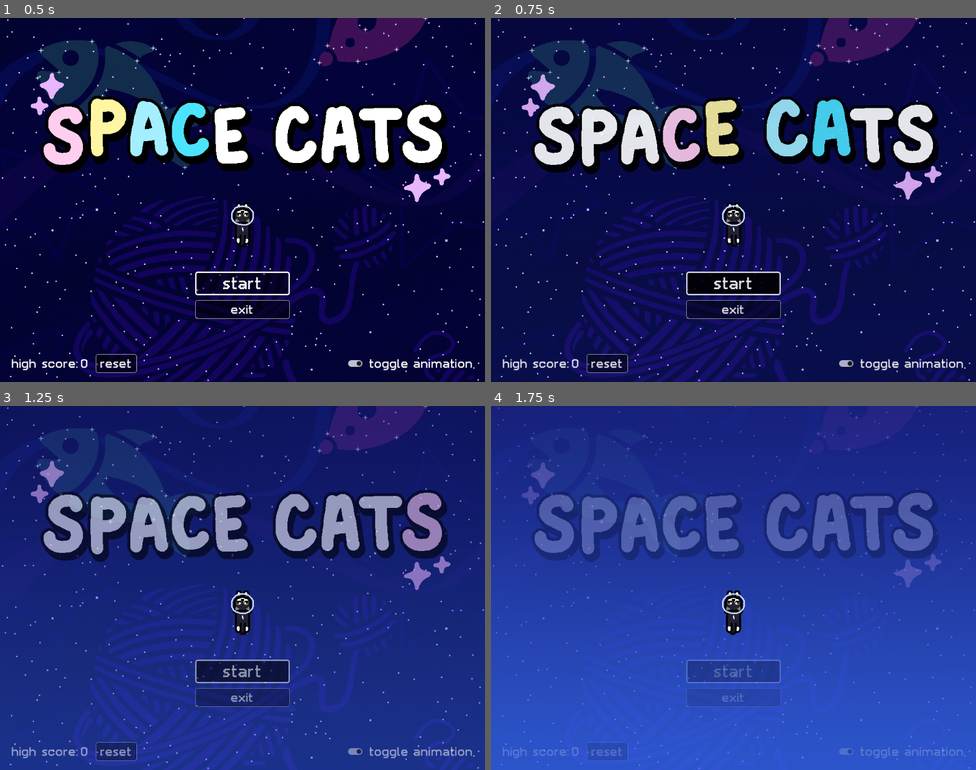
Above: before the commit, frames 1-4 (two rows, left to right).
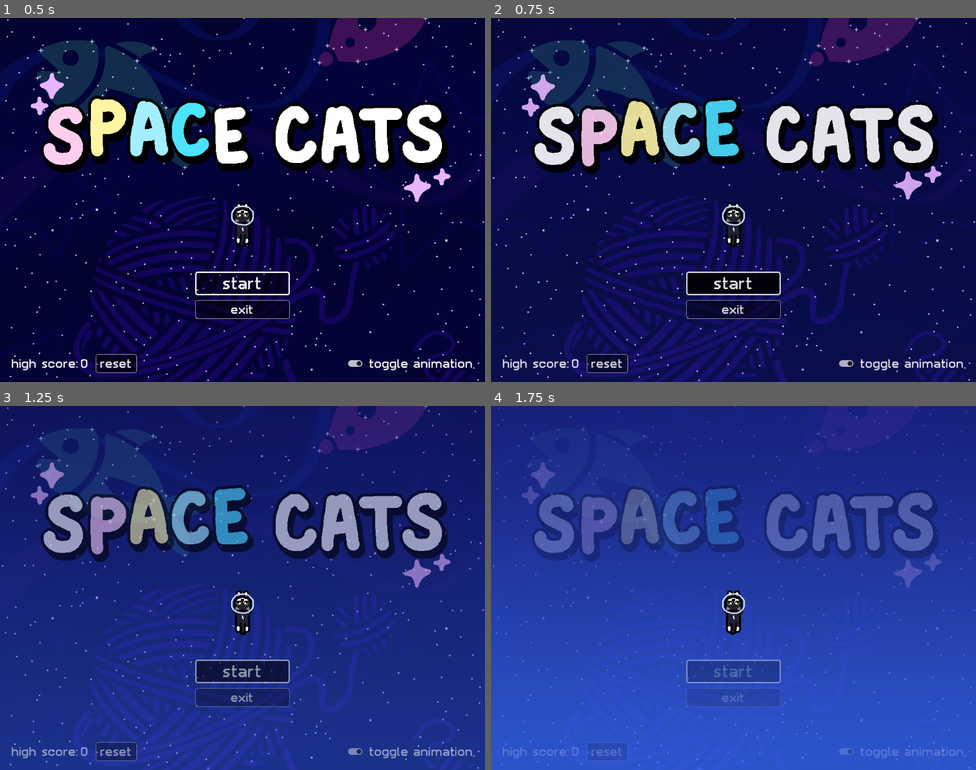
Above: after the commit, the same moments.

Repository: Kim-Lan/space-cat
Game: Godot game, scene res://main.tscn
The game is run twice, just before and just after one commit, with the same random seed, the same clock (stepped at 60 frames per second) and the same inputs.
Inputs (mouse positions are in pixels of both pictures, inside the frame that each line leads up to):
- Up to frame 1 (0.5 s): no input
- Up to frame 2 (0.75 s): click "start" at 0.5 s
- Up to frame 3 (1.25 s): no input
- Up to frame 4 (1.75 s): click (733, 671) at 1.25 s, where only the run before the commit has a clickable "start"

Frame 1 is identical in both runs. In frame 2, 6.5% of the frame differs, in the area x 18-76%, y 21-63%; in frame 3, 5.4%; in frame 4, 2.8%.
Error in both runs: Attempt to call function 'close' in base 'null instance' on a null instance. (res://main.gd:163)

Commit message:
more dancing sprites

Diff:
--- a/UI/game_over_screen.gd
+++ b/UI/game_over_screen.gd
@@ -4,19 +4,21 @@
 signal return_title_button_pressed
 
 func _ready():
+	#$DanceAnimationPlayer.play("dance")
 	pass
 
 func set_final_score(value):
 	find_child("FinalScoreValue").text = str(value)
-	$DanceSprites/Sprite1.hide()
-	$DanceSprites/Sprite2.hide()
-	$DanceSprites/Sprite3.hide()
-	$DanceAnimationPlayer.play("dance")
-	if value > 20:
-		$DanceSprites/Sprite1.show()
-		$DanceSprites/Sprite2.show()
-	if value > 40:
-		$DanceSprites/Sprite3.show()
+	for i in $DanceSprites.get_child_count():
+		$DanceSprites.get_child(i).hide()
+	for i in range(1, 14):
+		if value > i * 20:
+			$DanceSprites.get_child(i).show()
+			if i == 1:
+				$DanceAnimationPlayer.play("dance")
+				$DanceSprites.get_child(0).show()
+		else:
+			break
 
 func set_high_score(value):
 	find_child("HighScoreValue").text = str(value)
--- a/UI/game_over_screen.tscn
+++ b/UI/game_over_screen.tscn
@@ -78,6 +78,270 @@
 "update": 0,
 "values": [Vector2(0, 0), Vector2(0, 0), Vector2(0, 0), Vector2(0, 0), Vector2(0, 0), Vector2(0, 0)]
 }
+tracks/6/type = "value"
+tracks/6/imported = false
+tracks/6/enabled = true
+tracks/6/path = NodePath("Sprite4:region_rect")
+tracks/6/interp = 0
+tracks/6/loop_wrap = true
+tracks/6/keys = {
+"times": PackedFloat32Array(0, 0.2, 0.4, 0.6, 0.8, 1),
+"transitions": PackedFloat32Array(1, 1, 1, 1, 1, 1),
+"update": 0,
+"values": [Rect2(0, 204, 100, 100), Rect2(102, 204, 100, 100), Rect2(204, 204, 100, 100), Rect2(306, 204, 100, 100), Rect2(408, 204, 100, 100), Rect2(510, 204, 100, 100)]
+}
+tracks/7/type = "value"
+tracks/7/imported = false
+tracks/7/enabled = true
+tracks/7/path = NodePath("Sprite4:offset")
+tracks/7/interp = 0
+tracks/7/loop_wrap = true
+tracks/7/keys = {
+"times": PackedFloat32Array(0, 0.2, 0.4, 0.6, 0.8, 1),
+"transitions": PackedFloat32Array(1, 1, 1, 1, 1, 1),
+"update": 0,
+"values": [Vector2(0, 0), Vector2(0, 0), Vector2(0, 0), Vector2(0, 0), Vector2(0, 0), Vector2(0, 0)]
+}
+tracks/8/type = "value"
+tracks/8/imported = false
+tracks/8/enabled = true
+tracks/8/path = NodePath("Sprite5:region_rect")
+tracks/8/interp = 0
+tracks/8/loop_wrap = true
+tracks/8/keys = {
+"times": PackedFloat32Array(0, 0.2, 0.4, 0.6, 0.8, 1),
+"transitions": PackedFloat32Array(1, 1, 1, 1, 1, 1),
+"update": 0,
+"values": [Rect2(0, 204, 100, 100), Rect2(102, 204, 100, 100), Rect2(204, 204, 100, 100), Rect2(306, 204, 100, 100), Rect2(408, 204, 100, 100), Rect2(510, 204, 100, 100)]
+}
+tracks/9/type = "value"
+tracks/9/imported = false
+tracks/9/enabled = true
+tracks/9/path = NodePath("Sprite5:offset")
+tracks/9/interp = 0
+tracks/9/loop_wrap = true
+tracks/9/keys = {
+"times": PackedFloat32Array(0, 0.2, 0.4, 0.6, 0.8, 1),
+"transitions": PackedFloat32Array(1, 1, 1, 1, 1, 1),
+"update": 0,
+"values": [Vector2(0, 0), Vector2(0, 0), Vector2(0, 0), Vector2(0, 0), Vector2(0, 0), Vector2(0, 0)]
+}
+tracks/10/type = "value"
+tracks/10/imported = false
+tracks/10/enabled = true
+tracks/10/path = NodePath("Sprite6:region_rect")
+tracks/10/interp = 0
+tracks/10/loop_wrap = true
+tracks/10/keys = {
+"times": PackedFloat32Array(0, 0.2, 0.4, 0.6, 0.8, 1),
+"transitions": PackedFloat32Array(1, 1, 1, 1, 1, 1),
+"update": 0,
+"values": [Rect2(0, 204, 100, 100), Rect2(102, 204, 100, 100), Rect2(204, 204, 100, 100), Rect2(306, 204, 100, 100), Rect2(408, 204, 100, 100), Rect2(510, 204, 100, 100)]
+}
+tracks/11/type = "value"
+tracks/11/imported = false
+tracks/11/enabled = true
+tracks/11/path = NodePath("Sprite6:offset")
+tracks/11/interp = 0
+tracks/11/loop_wrap = true
+tracks/11/keys = {
+"times": PackedFloat32Array(0, 0.2, 0.4, 0.6, 0.8, 1),
+"transitions": PackedFloat32Array(1, 1, 1, 1, 1, 1),
+"update": 0,
+"values": [Vector2(0, 0), Vector2(0, 0), Vector2(0, 0), Vector2(0, 0), Vector2(0, 0), Vector2(0, 0)]
+}
+tracks/12/type = "value"
+tracks/12/imported = false
+tracks/12/enabled = true
+tracks/12/path = NodePath("Sprite7:region_rect")
+tracks/12/interp = 0
+tracks/12/loop_wrap = true
+tracks/12/keys = {
+"times": PackedFloat32Array(0, 0.2, 0.4, 0.6, 0.8, 1),
+"transitions": PackedFloat32Array(1, 1, 1, 1, 1, 1),
+"update": 0,
+"values": [Rect2(0, 204, 100, 100), Rect2(102, 204, 100, 100), Rect2(204, 204, 100, 100), Rect2(306, 204, 100, 100), Rect2(408, 204, 100, 100), Rect2(510, 204, 100, 100)]
+}
+tracks/13/type = "value"
+tracks/13/imported = false
+tracks/13/enabled = true
+tracks/13/path = NodePath("Sprite7:offset")
+tracks/13/interp = 0
+tracks/13/loop_wrap = true
+tracks/13/keys = {
+"times": PackedFloat32Array(0, 0.2, 0.4, 0.6, 0.8, 1),
+"transitions": PackedFloat32Array(1, 1, 1, 1, 1, 1),
+"update": 0,
+"values": [Vector2(0, 0), Vector2(0, 0), Vector2(0, 0), Vector2(0, 0), Vector2(0, 0), Vector2(0, 0)]
+}
+tracks/14/type = "value"
+tracks/14/imported = false
+tracks/14/enabled = true
+tracks/14/path = NodePath("Sprite8:region_rect")
+tracks/14/interp = 0
+tracks/14/loop_wrap = true
+tracks/14/keys = {
+"times": PackedFloat32Array(0, 0.2, 0.4, 0.6, 0.8, 1),
+"transitions": PackedFloat32Array(1, 1, 1, 1, 1, 1),
+"update": 0,
+"values": [Rect2(0, 204, 100, 100), Rect2(102, 204, 100, 100), Rect2(204, 204, 100, 100), Rect2(306, 204, 100, 100), Rect2(408, 204, 100, 100), Rect2(510, 204, 100, 100)]
+}
+tracks/15/type = "value"
+tracks/15/imported = false
+tracks/15/enabled = true
+tracks/15/path = NodePath("Sprite8:offset")
+tracks/15/interp = 0
+tracks/15/loop_wrap = true
+tracks/15/keys = {
+"times": PackedFloat32Array(0, 0.2, 0.4, 0.6, 0.8, 1),
+"transitions": PackedFloat32Array(1, 1, 1, 1, 1, 1),
+"update": 0,
+"values": [Vector2(0, 0), Vector2(0, 0), Vector2(0, 0), Vector2(0, 0), Vector2(0, 0), Vector2(0, 0)]
+}
+tracks/16/type = "value"
+tracks/16/imported = false
+tracks/16/enabled = true
+tracks/16/path = NodePath("Sprite9:region_rect")
+tracks/16/interp = 0
+tracks/16/loop_wrap = true
+tracks/16/keys = {
+"times": PackedFloat32Array(0, 0.2, 0.4, 0.6, 0.8, 1),
+"transitions": PackedFloat32Array(1, 1, 1, 1, 1, 1),
+"update": 0,
+"values": [Rect2(0, 204, 100, 100), Rect2(102, 204, 100, 100), Rect2(204, 204, 100, 100), Rect2(306, 204, 100, 100), Rect2(408, 204, 100, 100), Rect2(510, 204, 100, 100)]
+}
+tracks/17/type = "value"
+tracks/17/imported = false
+tracks/17/enabled = true
+tracks/17/path = NodePath("Sprite9:offset")
+tracks/17/interp = 0
+tracks/17/loop_wrap = true
+tracks/17/keys = {
+"times": PackedFloat32Array(0, 0.2, 0.4, 0.6, 0.8, 1),
+"transitions": PackedFloat32Array(1, 1, 1, 1, 1, 1),
+"update": 0,
+"values": [Vector2(0, 0), Vector2(0, 0), Vector2(0, 0), Vector2(0, 0), Vector2(0, 0), Vector2(0, 0)]
+}
+tracks/18/type = "value"
+tracks/18/imported = false
+tracks/18/enabled = true
+tracks/18/path = NodePath("Sprite10:region_rect")
+tracks/18/interp = 0
+tracks/18/loop_wrap = true
+tracks/18/keys = {
+"times": PackedFloat32Array(0, 0.2, 0.4, 0.6, 0.8, 1),
+"transitions": PackedFloat32Array(1, 1, 1, 1, 1, 1),
+"update": 0,
+"values": [Rect2(0, 204, 100, 100), Rect2(102, 204, 100, 100), Rect2(204, 204, 100, 100), Rect2(306, 204, 100, 100), Rect2(408, 204, 100, 100), Rect2(510, 204, 100, 100)]
+}
+tracks/19/type = "value"
+tracks/19/imported = false
+tracks/19/enabled = true
+tracks/19/path = NodePath("Sprite10:offset")
+tracks/19/interp = 0
+tracks/19/loop_wrap = true
+tracks/19/keys = {
+"times": PackedFloat32Array(0, 0.2, 0.4, 0.6, 0.8, 1),
+"transitions": PackedFloat32Array(1, 1, 1, 1, 1, 1),
+"update": 0,
+"values": [Vector2(0, 0), Vector2(0, 0), Vector2(0, 0), Vector2(0, 0), Vector2(0, 0), Vector2(0, 0)]
+}
+tracks/20/type = "value"
+tracks/20/imported = false
+tracks/20/enabled = true
+tracks/20/path = NodePath("Sprite11:region_rect")
+tracks/20/interp = 0
+tracks/20/loop_wrap = true
+tracks/20/keys = {
+"times": PackedFloat32Array(0, 0.2, 0.4, 0.6, 0.8, 1),
+"transitions": PackedFloat32Array(1, 1, 1, 1, 1, 1),
+"update": 0,
+"values": [Rect2(0, 204, 100, 100), Rect2(102, 204, 100, 100), Rect2(204, 204, 100, 100), Rect2(306, 204, 100, 100), Rect2(408, 204, 100, 100), Rect2(510, 204, 100, 100)]
+}
+tracks/21/type = "value"
+tracks/21/imported = false
+tracks/21/enabled = true
+tracks/21/path = NodePath("Sprite11:offset")
+tracks/21/interp = 0
+tracks/21/loop_wrap = true
+tracks/21/keys = {
+"times": PackedFloat32Array(0, 0.2, 0.4, 0.6, 0.8, 1),
+"transitions": PackedFloat32Array(1, 1, 1, 1, 1, 1),
+"update": 0,
+"values": [Vector2(0, 0), Vector2(0, 0), Vector2(0, 0), Vector2(0, 0), Vector2(0, 0), Vector2(0, 0)]
+}
+tracks/22/type = "value"
+tracks/22/imported = false
+tracks/22/enabled = true
+tracks/22/path = NodePath("Sprite12:region_rect")
+tracks/22/interp = 0
+tracks/22/loop_wrap = true
+tracks/22/keys = {
+"times": PackedFloat32Array(0, 0.2, 0.4, 0.6, 0.8, 1),
+"transitions": PackedFloat32Array(1, 1, 1, 1, 1, 1),
+"update": 0,
+"values": [Rect2(0, 204, 100, 100), Rect2(102, 204, 100, 100), Rect2(204, 204, 100, 100), Rect2(306, 204, 100, 100), Rect2(408, 204, 100, 100), Rect2(510, 204, 100, 100)]
+}
+tracks/23/type = "value"
+tracks/23/imported = false
+tracks/23/enabled = true
+tracks/23/path = NodePath("Sprite12:offset")
+tracks/23/interp = 0
+tracks/23/loop_wrap = true
+tracks/23/keys = {
+"times": PackedFloat32Array(0, 0.2, 0.4, 0.6, 0.8, 1),
+"transitions": PackedFloat32Array(1, 1, 1, 1, 1, 1),
+"update": 0,
+"values": [Vector2(0, 0), Vector2(0, 0), Vector2(0, 0), Vector2(0, 0), Vector2(0, 0), Vector2(0, 0)]
+}
+tracks/24/type = "value"
+tracks/24/imported = false
+tracks/24/enabled = true
+tracks/24/path = NodePath("Sprite13:region_rect")
+tracks/24/interp = 0
+tracks/24/loop_wrap = true
+tracks/24/keys = {
+"times": PackedFloat32Array(0, 0.2, 0.4, 0.6, 0.8, 1),
+"transitions": PackedFloat32Array(1, 1, 1, 1, 1, 1),
+"update": 0,
+"values": [Rect2(0, 204, 100, 100), Rect2(102, 204, 100, 100), Rect2(204, 204, 100, 100), Rect2(306, 204, 100, 100), Rect2(408, 204, 100, 100), Rect2(510, 204, 100, 100)]
+}
+tracks/25/type = "value"
+tracks/25/imported = false
+tracks/25/enabled = true
+tracks/25/path = NodePath("Sprite13:offset")
+tracks/25/interp = 0
+tracks/25/loop_wrap = true
+tracks/25/keys = {
+"times": PackedFloat32Array(0, 0.2, 0.4, 0.6, 0.8, 1),
+"transitions": PackedFloat32Array(1, 1, 1, 1, 1, 1),
+"update": 0,
+"values": [Vector2(0, 0), Vector2(0, 0), Vector2(0, 0), Vector2(0, 0), Vector2(0, 0), Vector2(0, 0)]
+}
+tracks/26/type = "value"
+tracks/26/imported = false
+tracks/26/enabled = true
+tracks/26/path = NodePath("Sprite14:region_rect")
+tracks/26/interp = 0
+tracks/26/loop_wrap = true
+tracks/26/keys = {
+"times": PackedFloat32Array(0, 0.2, 0.4, 0.6, 0.8, 1),
+"transitions": PackedFloat32Array(1, 1, 1, 1, 1, 1),
+"update": 0,
+"values": [Rect2(0, 204, 100, 100), Rect2(102, 204, 100, 100), Rect2(204, 204, 100, 100), Rect2(306, 204, 100, 100), Rect2(408, 204, 100, 100), Rect2(510, 204, 100, 100)]
+}
+tracks/27/type = "value"
+tracks/27/imported = false
+tracks/27/enabled = true
+tracks/27/path = NodePath("Sprite14:offset")
+tracks/27/interp = 0
+tracks/27/loop_wrap = true
+tracks/27/keys = {
+"times": PackedFloat32Array(0, 0.2, 0.4, 0.6, 0.8, 1),
+"transitions": PackedFloat32Array(1, 1, 1, 1, 1, 1),
+"update": 0,
+"values": [Vector2(0, 0), Vector2(0, 0), Vector2(0, 0), Vector2(0, 0), Vector2(0, 0), Vector2(0, 0)]
+}
 
 [sub_resource type="AnimationLibrary" id="AnimationLibrary_7k6db"]
 _data = {
@@ -101,6 +365,7 @@
 grow_horizontal = 2
 grow_vertical = 2
 color = Color(0, 0, 0, 0.25)
+metadata/_edit_lock_ = true
 
 [node name="VBoxContainer" type="VBoxContainer" parent="."]
 layout_mode = 1
@@ -197,21 +462,73 @@
 region_rect = Rect2(0, 204, 100, 100)
 
 [node name="Sprite3" type="Sprite2D" parent="DanceSprites"]
-position = Vector2(512, 177)
+position = Vector2(512, 159)
 texture = ExtResource("2_w2low")
 region_enabled = true
 region_rect = Rect2(0, 204, 100, 100)
 
 [node name="Sprite4" type="Sprite2D" parent="DanceSprites"]
-visible = false
-position = Vector2(512, 177)
+position = Vector2(375, 177)
 texture = ExtResource("2_w2low")
 region_enabled = true
 region_rect = Rect2(0, 204, 100, 100)
 
 [node name="Sprite5" type="Sprite2D" parent="DanceSprites"]
-visible = false
-position = Vector2(512, 177)
+position = Vector2(652, 177)
+texture = ExtResource("2_w2low")
+region_enabled = true
+region_rect = Rect2(0, 204, 100, 100)
+
+[node name="Sprite6" type="Sprite2D" parent="DanceSprites"]
+position = Vector2(214, 382)
+texture = ExtResource("2_w2low")
+region_enabled = true
+region_rect = Rect2(0, 204, 100, 100)
+
+[node name="Sprite7" type="Sprite2D" parent="DanceSprites"]
+position = Vector2(812, 382)
+texture = ExtResource("2_w2low")
+region_enabled = true
+region_rect = Rect2(0, 204, 100, 100)
+
+[node name="Sprite8" type="Sprite2D" parent="DanceSprites"]
+position = Vector2(233, 515)
+texture = ExtResource("2_w2low")
+region_enabled = true
+region_rect = Rect2(0, 204, 100, 100)
+
+[node name="Sprite9" type="Sprite2D" parent="DanceSprites"]
+position = Vector2(797, 515)
+texture = ExtResource("2_w2low")
+region_enabled = true
+region_rect = Rect2(0, 204, 100, 100)
+
+[node name="Sprite10" type="Sprite2D" parent="DanceSprites"]
+position = Vector2(523, 617)
+texture = ExtResource("2_w2low")
+region_enabled = true
+region_rect = Rect2(0, 204, 100, 100)
+
+[node name="Sprite11" type="Sprite2D" parent="DanceSprites"]
+position = Vector2(415, 617)
+texture = ExtResource("2_w2low")
+region_enabled = true
+region_rect = Rect2(0, 204, 100, 100)
+
+[node name="Sprite12" type="Sprite2D" parent="DanceSprites"]
+position = Vector2(629, 617)
+texture = ExtResource("2_w2low")
+region_enabled = true
+region_rect = Rect2(0, 204, 100, 100)
+
+[node name="Sprite13" type="Sprite2D" parent="DanceSprites"]
+position = Vector2(309, 617)
+texture = ExtResource("2_w2low")
+region_enabled = true
+region_rect = Rect2(0, 204, 100, 100)
+
+[node name="Sprite14" type="Sprite2D" parent="DanceSprites"]
+position = Vector2(732, 617)
 texture = ExtResource("2_w2low")
 region_enabled = true
 region_rect = Rect2(0, 204, 100, 100)
--- a/UI/ui.gd
+++ b/UI/ui.gd
@@ -68,6 +68,7 @@
 
 func _on_start_button_pressed():
 	$StartSound.play()
+	$TitleScreen.process_mode = Node.PROCESS_MODE_DISABLED
 	$AnimationPlayer.play("start_from_title")
 	start_from_title.emit()
 
@@ -84,6 +85,7 @@
 	$GameOverScreen.hide()
 	$Timer.hide()
 	$TitleScreen.show()
+	$TitleScreen.process_mode = Node.PROCESS_MODE_INHERIT
 	$TitleScreen.find_child("StartButton").grab_focus()
 	$Music/EndMusic.stop()
 	return_title.emit()
--- a/project.godot
+++ b/project.godot
@@ -11,12 +11,13 @@
 [application]
 
 config/name="Space Cats"
+config/description="Space Cats is an endless scrolling action game where you play as Nemo, a cat who loves eating space treats! Fly through outer space and monch space treats! Be careful not to intrude on other cats' personal space and disturb their naps; they will defend their territory with baps!"
 run/main_scene="res://main.tscn"
 config/use_custom_user_dir=true
 config/features=PackedStringArray("4.2", "Mobile")
-config/icon="res://nemoicon16.png"
-config/macos_native_icon="res://nemo.icns"
-config/windows_native_icon="res://nemo.ico"
+config/icon="res://assets/icons/nemoicon64.png"
+config/macos_native_icon="res://assets/icons/nemo.icns"
+config/windows_native_icon="res://assets/icons/nemo.ico"
 
 [display]
 
Renamed: nemo.ico -> assets/icons/nemo.ico
Renamed: nemoicon16.png -> assets/icons/nemoicon16.png
Not shown, changed: assets/icons/nemoicon16.png.import
Renamed: nemoicon64.png -> assets/icons/nemoicon64.png
Not shown, changed: assets/icons/nemoicon64.png.import
Not shown, changed: assets/audio/nemo_purr_a_edited.wav
Not shown, added: assets/icons/nemo.icns
Not shown, removed: nemo.icns
